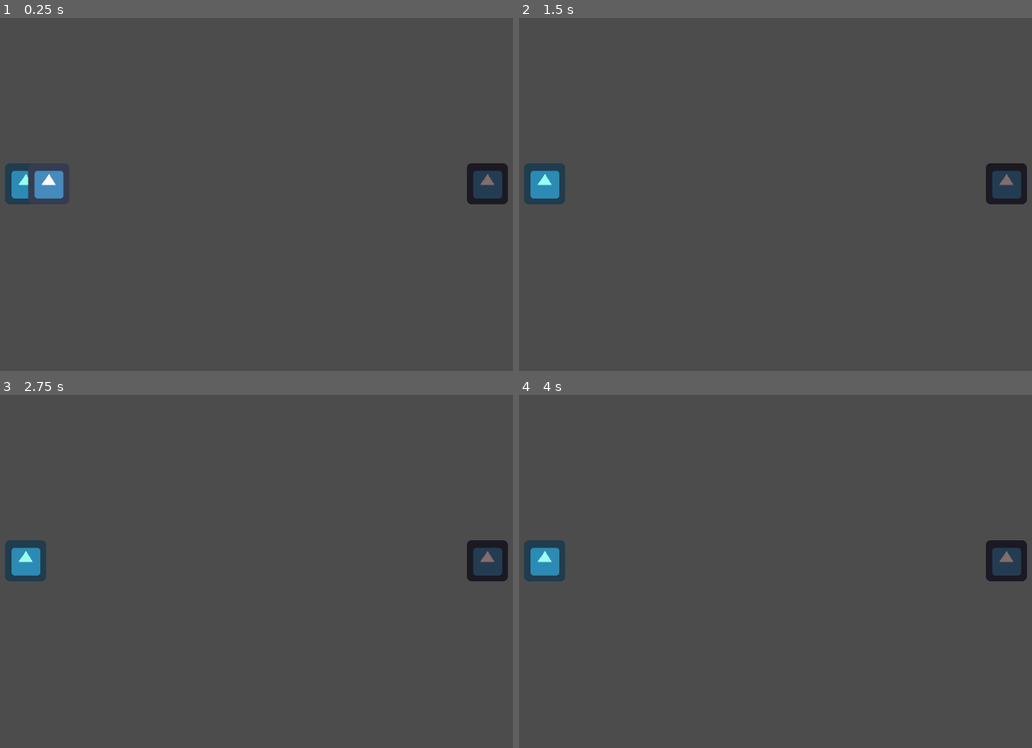
Above: before the commit, frames 1-4 (two rows, left to right).
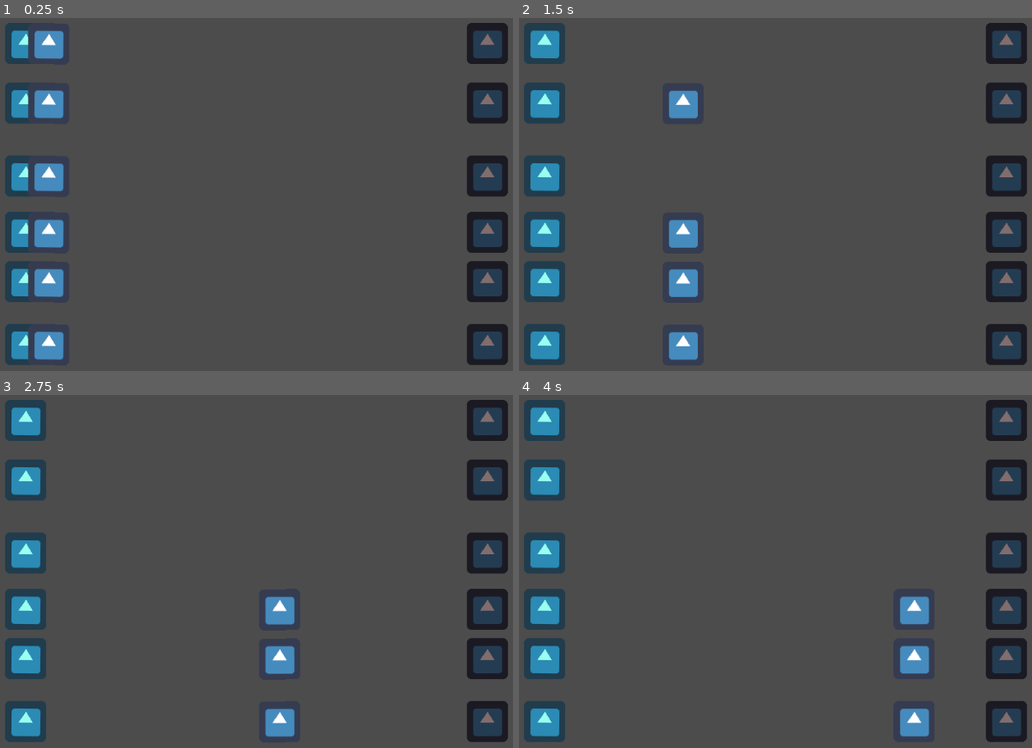
Above: after the commit, the same moments.

Repository: doctornoodlearms/Project-Magic-Beat
Game: Godot game, scene res://Scenes/Map.tscn
Same seed, same stepped clock (60 frames per second), same inputs: the game is played once before the commit and once after it. The engine's default icon, where the game draws it, is replaced by a stand-in: a white triangle on a blue panel in a dark square.
Inputs (mouse positions are in pixels of both pictures, inside the frame that each line leads up to):
- Up to frame 1 (0.25 s): no input
- Up to frame 2 (1.5 s): click (590, 183) at 0.52 s; click (657, 42) at 1.27 s
- Up to frame 3 (2.75 s): click (210, 479) at 2.02 s
- Up to frame 4 (4 s): no input

The runs differ from the first frame. In frame 1, 11% of the frame differs, in the area x 0-100%, y 1-99%; in frame 2, 12%; in frame 3, 12%; in frame 4, 12%.

Commit message:
Added inputs for all beatmap keys and works

Diff:
--- a/Scenes/Map.tscn
+++ b/Scenes/Map.tscn
@@ -6,13 +6,14 @@
 
 [sub_resource type="Curve2D" id=1]
 _data = {
-"points": PoolVector2Array( 0, 0, 0, 0, 168, 296, 0, 0, 0, 0, 888, 296 )
+"points": PoolVector2Array( 0, 0, 0, 0, 168, 296, 0, 0, 0, 0, 259, 297, 0, 0, 0, 0, 888, 296 )
 }
 
 [node name="Map" type="Node2D"]
 script = ExtResource( 2 )
 
 [node name="Path1" type="Path2D" parent="."]
+position = Vector2( 0, -219 )
 curve = SubResource( 1 )
 script = ExtResource( 3 )
 
@@ -36,3 +37,140 @@
 [node name="Sprite" type="Sprite" parent="Path1/EndPoint"]
 self_modulate = Color( 0.513726, 0.431373, 0.431373, 1 )
 texture = ExtResource( 1 )
+
+[node name="Path2" type="Path2D" parent="."]
+position = Vector2( 0, -126 )
+curve = SubResource( 1 )
+script = ExtResource( 3 )
+keybind = 2
+
+[node name="StartPoint" type="PathFollow2D" parent="Path2"]
+position = Vector2( 168, 296 )
+__meta__ = {
+"_edit_lock_": true
+}
+
+[node name="Sprite" type="Sprite" parent="Path2/StartPoint"]
+modulate = Color( 0.607843, 1, 0.945098, 1 )
+texture = ExtResource( 1 )
+
+[node name="EndPoint" type="PathFollow2D" parent="Path2"]
+position = Vector2( 888, 296 )
+offset = 718.563
+__meta__ = {
+"_edit_lock_": true
+}
+
+[node name="Sprite" type="Sprite" parent="Path2/EndPoint"]
+self_modulate = Color( 0.513726, 0.431373, 0.431373, 1 )
+texture = ExtResource( 1 )
+
+[node name="Path3" type="Path2D" parent="."]
+position = Vector2( 0, -12 )
+curve = SubResource( 1 )
+script = ExtResource( 3 )
+keybind = 3
+
+[node name="StartPoint" type="PathFollow2D" parent="Path3"]
+position = Vector2( 168, 296 )
+__meta__ = {
+"_edit_lock_": true
+}
+
+[node name="Sprite" type="Sprite" parent="Path3/StartPoint"]
+modulate = Color( 0.607843, 1, 0.945098, 1 )
+texture = ExtResource( 1 )
+
+[node name="EndPoint" type="PathFollow2D" parent="Path3"]
+position = Vector2( 888, 296 )
+offset = 718.563
+__meta__ = {
+"_edit_lock_": true
+}
+
+[node name="Sprite" type="Sprite" parent="Path3/EndPoint"]
+self_modulate = Color( 0.513726, 0.431373, 0.431373, 1 )
+texture = ExtResource( 1 )
+
+[node name="Path4" type="Path2D" parent="."]
+position = Vector2( 0, 76 )
+curve = SubResource( 1 )
+script = ExtResource( 3 )
+keybind = 4
+
+[node name="StartPoint" type="PathFollow2D" parent="Path4"]
+position = Vector2( 168, 296 )
+__meta__ = {
+"_edit_lock_": true
+}
+
+[node name="Sprite" type="Sprite" parent="Path4/StartPoint"]
+modulate = Color( 0.607843, 1, 0.945098, 1 )
+texture = ExtResource( 1 )
+
+[node name="EndPoint" type="PathFollow2D" parent="Path4"]
+position = Vector2( 888, 296 )
+offset = 718.563
+__meta__ = {
+"_edit_lock_": true
+}
+
+[node name="Sprite" type="Sprite" parent="Path4/EndPoint"]
+self_modulate = Color( 0.513726, 0.431373, 0.431373, 1 )
+texture = ExtResource( 1 )
+
+[node name="Path5" type="Path2D" parent="."]
+position = Vector2( 0, 153 )
+curve = SubResource( 1 )
+script = ExtResource( 3 )
+keybind = 5
+
+[node name="StartPoint" type="PathFollow2D" parent="Path5"]
+position = Vector2( 168, 296 )
+__meta__ = {
+"_edit_lock_": true
+}
+
+[node name="Sprite" type="Sprite" parent="Path5/StartPoint"]
+modulate = Color( 0.607843, 1, 0.945098, 1 )
+texture = ExtResource( 1 )
+
+[node name="EndPoint" type="PathFollow2D" parent="Path5"]
+position = Vector2( 888, 296 )
+offset = 718.563
+__meta__ = {
+"_edit_lock_": true
+}
+
+[node name="Sprite" type="Sprite" parent="Path5/EndPoint"]
+self_modulate = Color( 0.513726, 0.431373, 0.431373, 1 )
+texture = ExtResource( 1 )
+
+[node name="Path6" type="Path2D" parent="."]
+position = Vector2( 0, 251 )
+curve = SubResource( 1 )
+script = ExtResource( 3 )
+keybind = 6
+
+[node name="StartPoint" type="PathFollow2D" parent="Path6"]
+position = Vector2( 168, 296 )
+rotation = 0.0109844
+__meta__ = {
+"_edit_lock_": true
+}
+
+[node name="Sprite" type="Sprite" parent="Path6/StartPoint"]
+modulate = Color( 0.607843, 1, 0.945098, 1 )
+texture = ExtResource( 1 )
+
+[node name="EndPoint" type="PathFollow2D" parent="Path6"]
+position = Vector2( 887.89, 296 )
+rotation = -0.00166759
+offset = 718.563
+__meta__ = {
+"_edit_lock_": true
+}
+
+[node name="Sprite" type="Sprite" parent="Path6/EndPoint"]
+self_modulate = Color( 0.513726, 0.431373, 0.431373, 1 )
+texture = ExtResource( 1 )
--- a/Scripts/BeatMap.gd
+++ b/Scripts/BeatMap.gd
@@ -8,5 +8,16 @@
 
 func addNote():
 
-	var note:Note = noteScene.instance()
-	$Path1.addNote(note)
+	var note1:Note = noteScene.instance()
+	var note2:Note = noteScene.instance()
+	var note3:Note = noteScene.instance()
+	var note4:Note = noteScene.instance()
+	var note5:Note = noteScene.instance()
+	var note6:Note = noteScene.instance()
+
+	$Path1.addNote(note1)
+	$Path2.addNote(note2)
+	$Path3.addNote(note3)
+	$Path4.addNote(note4)
+	$Path5.addNote(note5)
+	$Path6.addNote(note6)
--- a/Scripts/BeatPath.gd
+++ b/Scripts/BeatPath.gd
@@ -1,4 +1,6 @@
 extends Path2D
+
+export var keybind:int = 1
 
 var noteList:Array = []
 
@@ -9,13 +11,16 @@
 	newNote.connect("RemovingNote", self, "_removeNote")
 	add_child(newNote)
 
+func _ready():
+	pass
+
 func _removeNote():
 
 	noteList.pop_front()
 
 func _input(event: InputEvent) -> void:
 
-	if(Input.is_action_just_pressed("beatmap_input1")):
+	if(Input.is_action_just_pressed("beatmap_input" + keybind as String)):
 
 		if(noteList.size() <= 0):
 			return
--- a/Scripts/Global/Keybind.gd
+++ /dev/null
@@ -1,16 +0,0 @@
-extends Node
-
-
-# Declare member variables here. Examples:
-# var a: int = 2
-# var b: String = "text"
-
-
-# Called when the node enters the scene tree for the first time.
-func _ready() -> void:
-	pass # Replace with function body.
-
-
-# Called every frame. 'delta' is the elapsed time since the previous frame.
-#func _process(delta: float) -> void:
-#	pass
--- a/project.godot
+++ b/project.godot
@@ -32,7 +32,32 @@
 
 beatmap_input1={
 "deadzone": 0.5,
-"events": [ Object(InputEventKey,"resource_local_to_scene":false,"resource_name":"","device":0,"alt":false,"shift":false,"control":false,"meta":false,"command":false,"pressed":false,"scancode":0,"physical_scancode":32,"unicode":0,"echo":false,"script":null)
+"events": [ Object(InputEventKey,"resource_local_to_scene":false,"resource_name":"","device":0,"alt":false,"shift":false,"control":false,"meta":false,"command":false,"pressed":false,"scancode":0,"physical_scancode":65,"unicode":0,"echo":false,"script":null)
+ ]
+}
+beatmap_input2={
+"deadzone": 0.5,
+"events": [ Object(InputEventKey,"resource_local_to_scene":false,"resource_name":"","device":0,"alt":false,"shift":false,"control":false,"meta":false,"command":false,"pressed":false,"scancode":0,"physical_scancode":83,"unicode":0,"echo":false,"script":null)
+ ]
+}
+beatmap_input3={
+"deadzone": 0.5,
+"events": [ Object(InputEventKey,"resource_local_to_scene":false,"resource_name":"","device":0,"alt":false,"shift":false,"control":false,"meta":false,"command":false,"pressed":false,"scancode":0,"physical_scancode":68,"unicode":0,"echo":false,"script":null)
+ ]
+}
+beatmap_input4={
+"deadzone": 0.5,
+"events": [ Object(InputEventKey,"resource_local_to_scene":false,"resource_name":"","device":0,"alt":false,"shift":false,"control":false,"meta":false,"command":false,"pressed":false,"scancode":0,"physical_scancode":74,"unicode":0,"echo":false,"script":null)
+ ]
+}
+beatmap_input5={
+"deadzone": 0.5,
+"events": [ Object(InputEventKey,"resource_local_to_scene":false,"resource_name":"","device":0,"alt":false,"shift":false,"control":false,"meta":false,"command":false,"pressed":false,"scancode":0,"physical_scancode":75,"unicode":0,"echo":false,"script":null)
+ ]
+}
+beatmap_input6={
+"deadzone": 0.5,
+"events": [ Object(InputEventKey,"resource_local_to_scene":false,"resource_name":"","device":0,"alt":false,"shift":false,"control":false,"meta":false,"command":false,"pressed":false,"scancode":0,"physical_scancode":76,"unicode":0,"echo":false,"script":null)
  ]
 }
 
